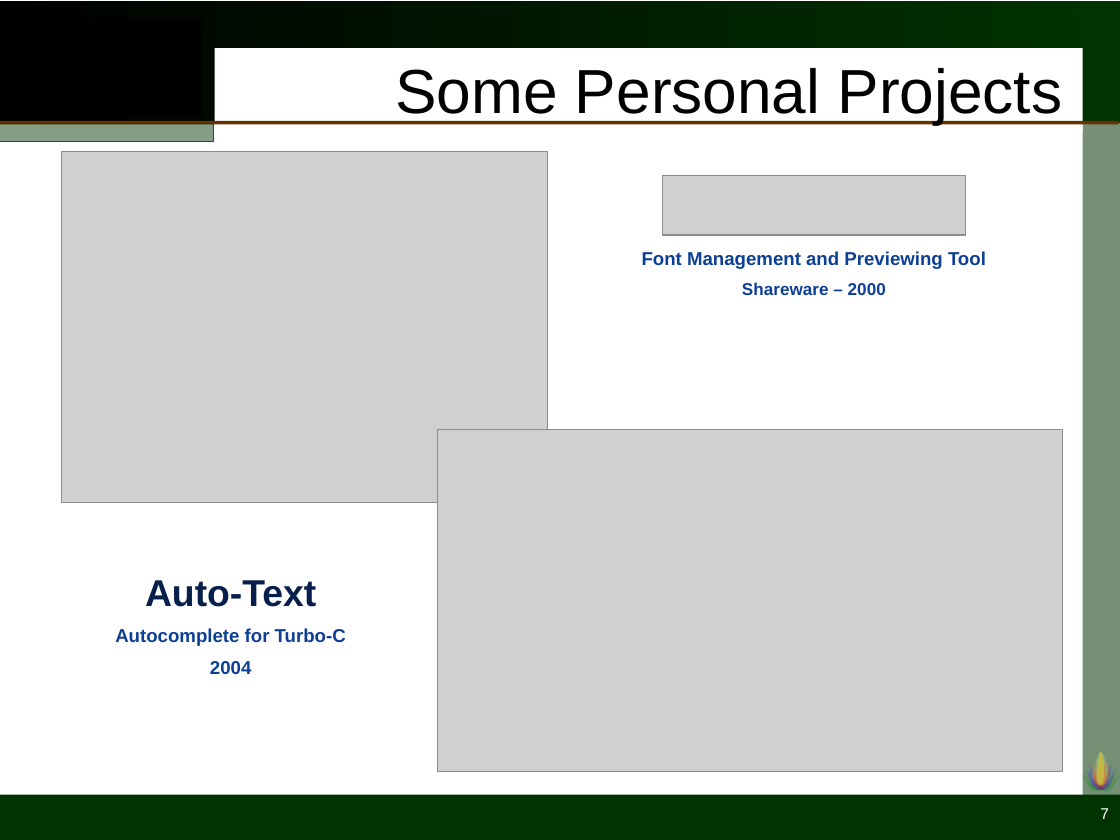
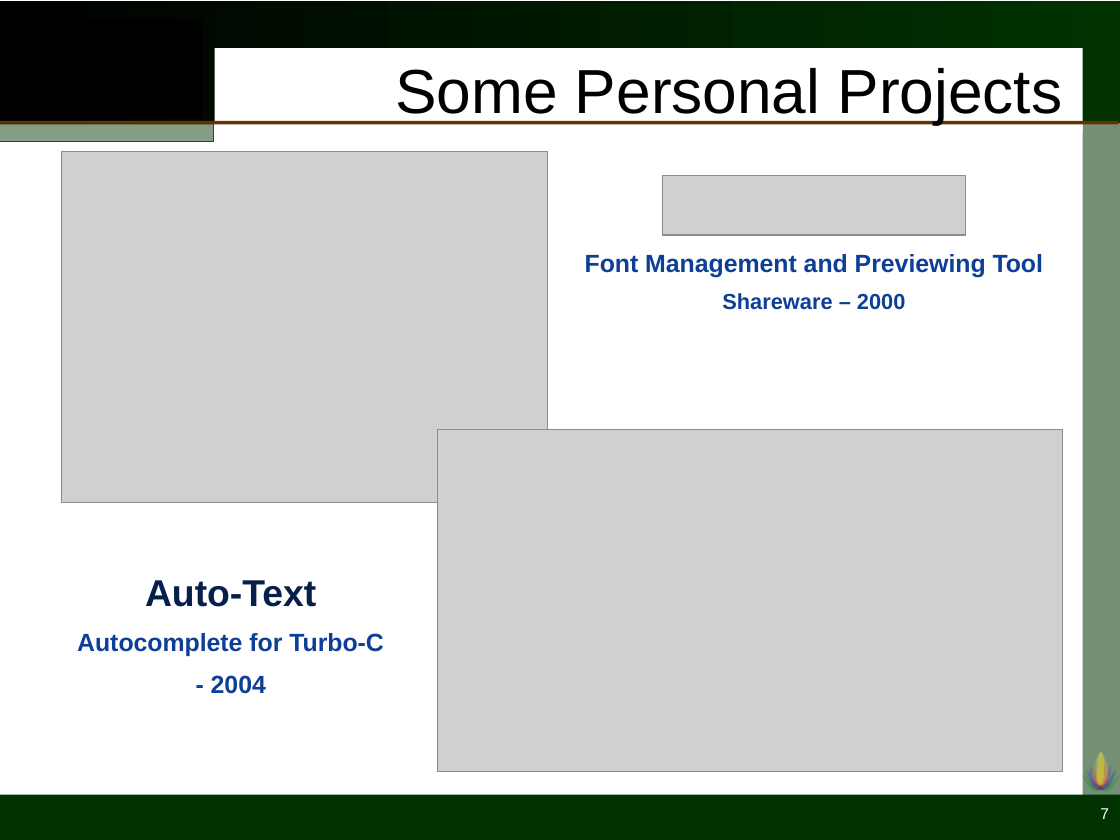
Before and after one commit to vaibhav92/connect_toolkit, a slide deck: slide 7 of Presentations/Presentation.pptm. Drawn at 1120x840 pixels with LibreOffice and Linux fonts; fonts in the diff are those of the drawing; grey boxes stand for pictures; background and template pictures are left out. Boxes give left, top, right and bottom in pixels: in the first picture for what was removed or moved away, otherwise in the second. Text is boxed around its words. In the diff, an @@ line names an element or a change of style, - is before the commit and + after.

```diff
--- a/Presentations/Presentation.pptm
+++ b/Presentations/Presentation.pptm
@@ text "Font Management and Previewing Tool" at (585, 254, 1043, 310): size 12 to 16 pt in "Font Management and Previewing Tool"; size 11 to 14 pt in "Shareware – 2000"; more space between paragraphs @@
@@ text at (77, 633, 384, 656): size 12 to 16 pt in "Autocomplete for Turbo-C"; more space between paragraphs @@
@@ text at (211, 675, 266, 694): text changed; size 12 to 16 pt @@
-2004
+- 2004
```
Also in this commit, not shown: 10 other slides changed, 1 slide added, 1 other file.
